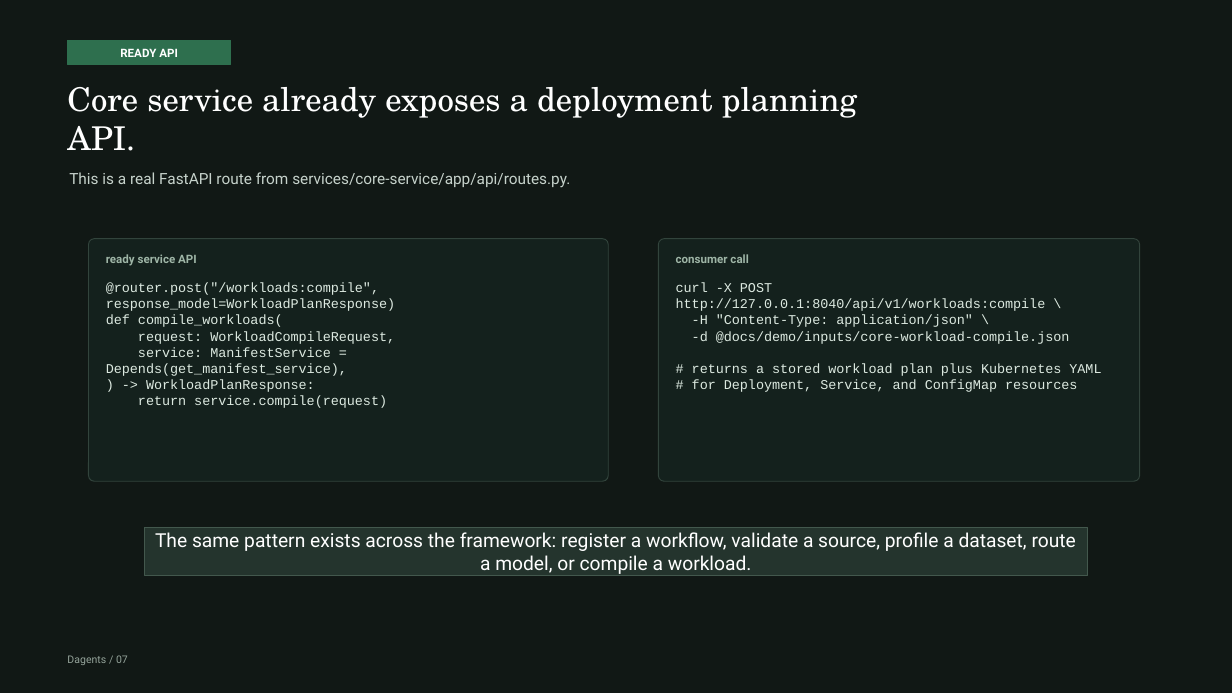
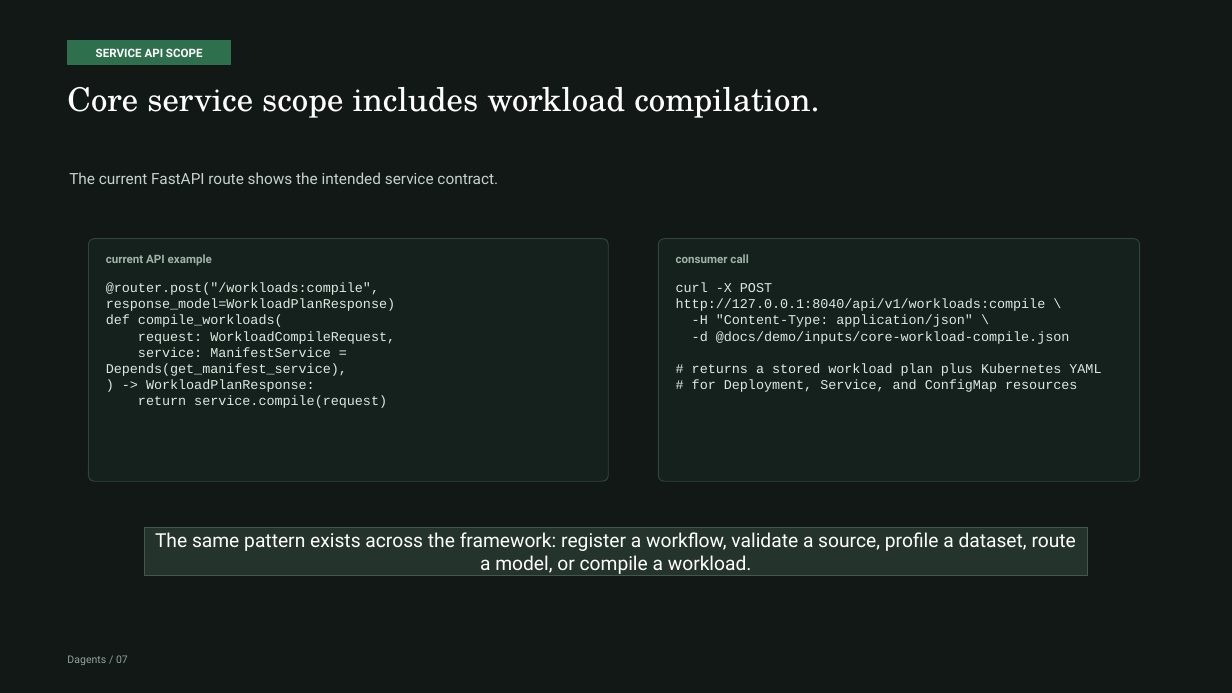
Before and after one commit to pradyunuydarp/Dagents, a slide deck: slide 23 of docs/presentation/dagents-project-presentation.pptx (slide 12 before the commit). Drawn at 1232x693 pixels with LibreOffice and Linux fonts; fonts in the diff are those of the drawing. Boxes give left, top, right and bottom in pixels: in the first picture for what was removed or moved away, otherwise in the second. Text is boxed around its words. In the diff, an @@ line names an element or a change of style, - is before the commit and + after.

```diff
--- a/docs/presentation/dagents-project-presentation.pptx
+++ b/docs/presentation/dagents-project-presentation.pptx
@@ text in rectangle at (96, 48, 203, 57): text changed @@
-READY API
+SERVICE API SCOPE
@@ text at (67, 87, 819, 118): text changed @@
-Core service already exposes a deployment planning API.
+Core service scope includes workload compilation.
@@ text at (69, 172, 498, 184): text changed @@
-This is a real FastAPI route from services/core-service/app/api/routes.py.
+The current FastAPI route shows the intended service contract.
@@ text at (106, 254, 212, 266): text changed @@
-ready service API
+current API example
```
Also in this commit, not shown: 9 other slides changed, 37 slides added, 41 other files.
